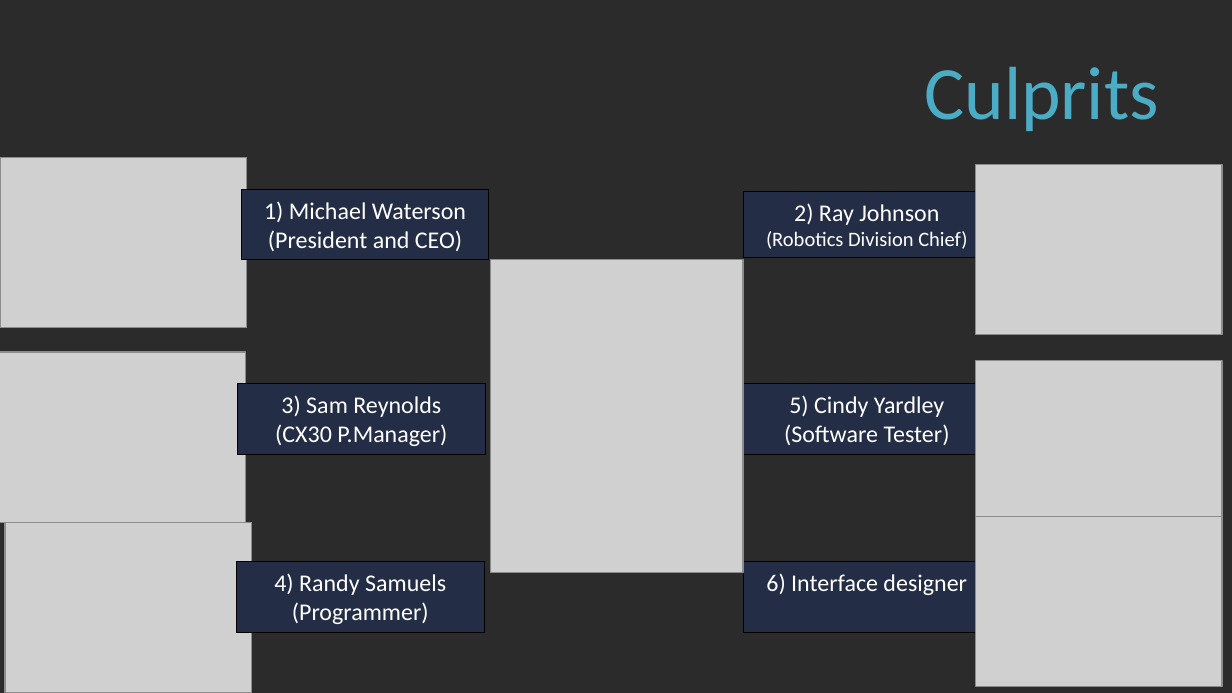
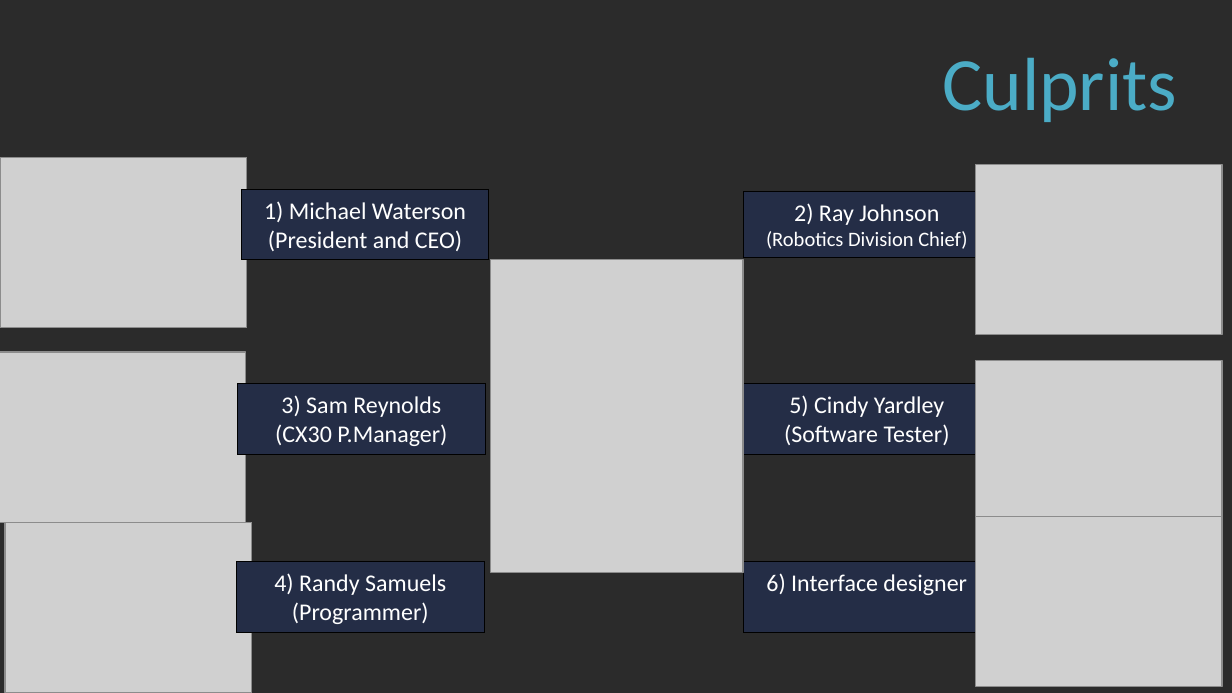
Before and after one commit to anil4956/HI, a slide deck: slide 7 of Killer Fish/Killer Robot.pptx (slide 6 before the commit). Drawn at 1232x693 pixels with LibreOffice and Linux fonts; fonts in the diff are those of the drawing; grey boxes stand for pictures; background and template pictures are left out; a plain dark background stands for a picture behind light text. Boxes give left, top, right and bottom in pixels: in the first picture for what was removed or moved away, otherwise in the second. Text is boxed around its words. In the diff, an @@ line names an element or a change of style, - is before the commit and + after.

```diff
--- a/Killer Fish/Killer Robot.pptx
+++ b/Killer Fish/Killer Robot.pptx
@@ title "Culprits": place and size @@
-title "Culprits" at (924, 66, 1158, 131)
+title "Culprits" at (943, 57, 1177, 122)
@@ title "Culprits" at (943, 57, 1177, 122): vertical alignment top to middle @@
```
Also in this commit, not shown: 5 other slides changed, 1 slide added.
